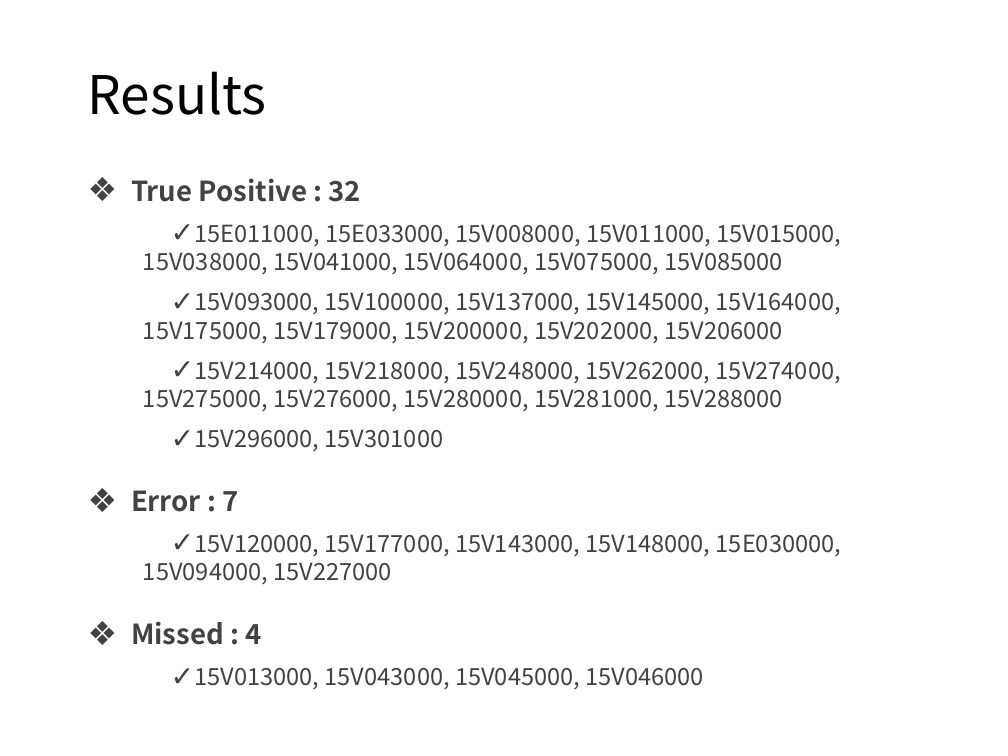
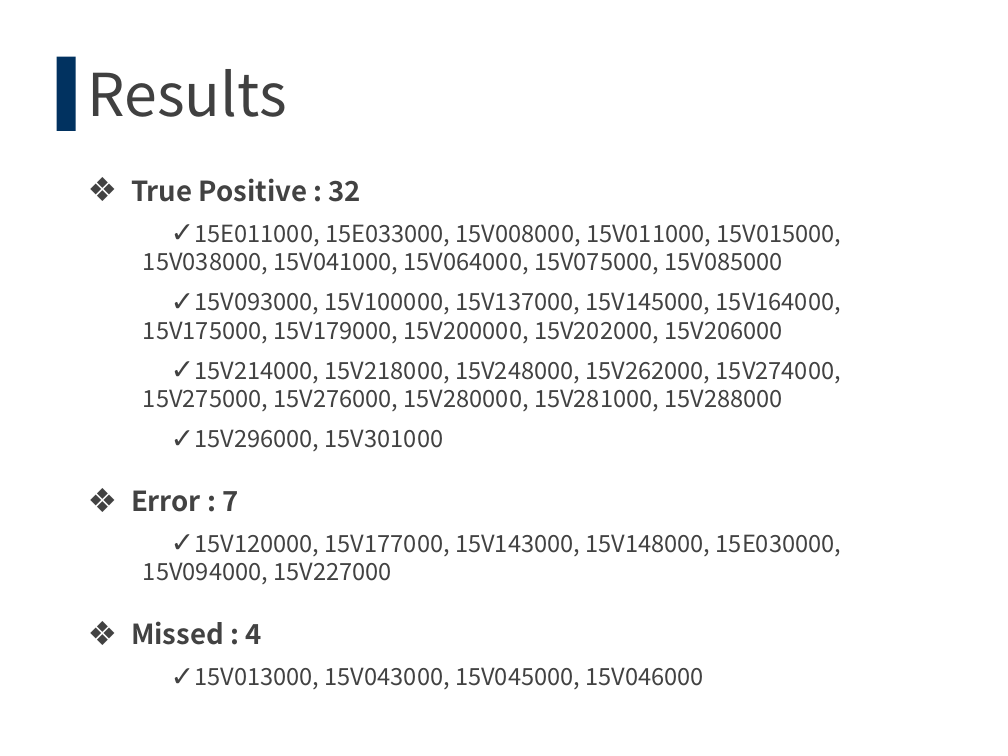
Before and after one commit to tebica/datacontest, a slide deck: slide 6 of [SEP592] Contest 2조(임석빈,박민우).pptx. Drawn at 1008x756 pixels with LibreOffice and Linux fonts; fonts in the diff are those of the drawing; background and template pictures are left out. Boxes give left, top, right and bottom in pixels: in the first picture for what was removed or moved away, otherwise in the second. Text is boxed around its words. In the diff, an @@ line names an element or a change of style, - is before the commit and + after.

```diff
--- a/[SEP592] Contest 2조(임석빈,박민우).pptx
+++ b/[SEP592] Contest 2조(임석빈,박민우).pptx
@@ title "Results" at (88, 69, 287, 117): size 54 to 60 pt, text colour #000000 to #404040 @@
@@ rectangle added at (57, 57, 76, 131), fill #013260 @@
```
Also in this commit, not shown: 7 other slides changed, 6 slides added.
